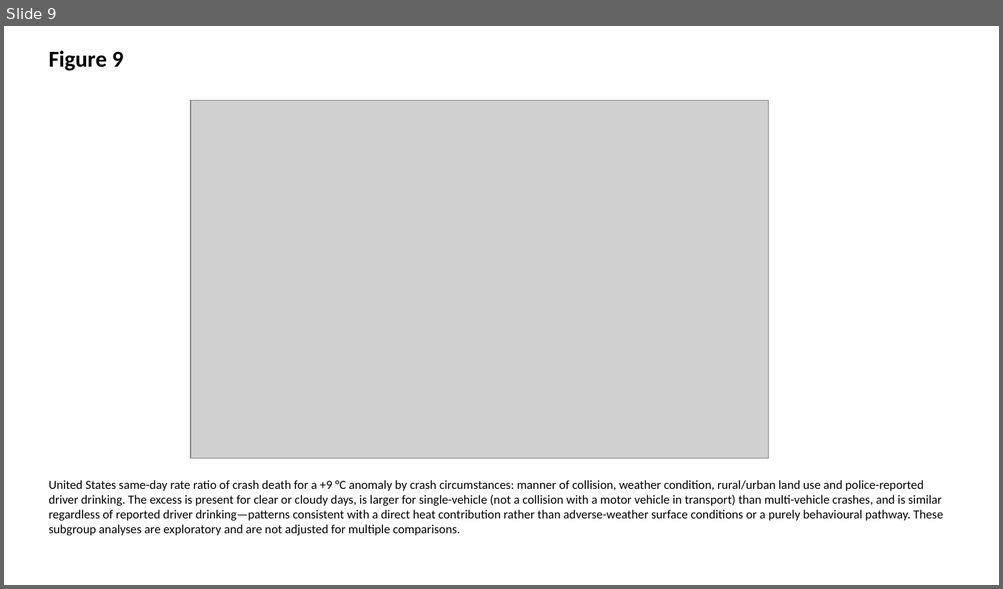
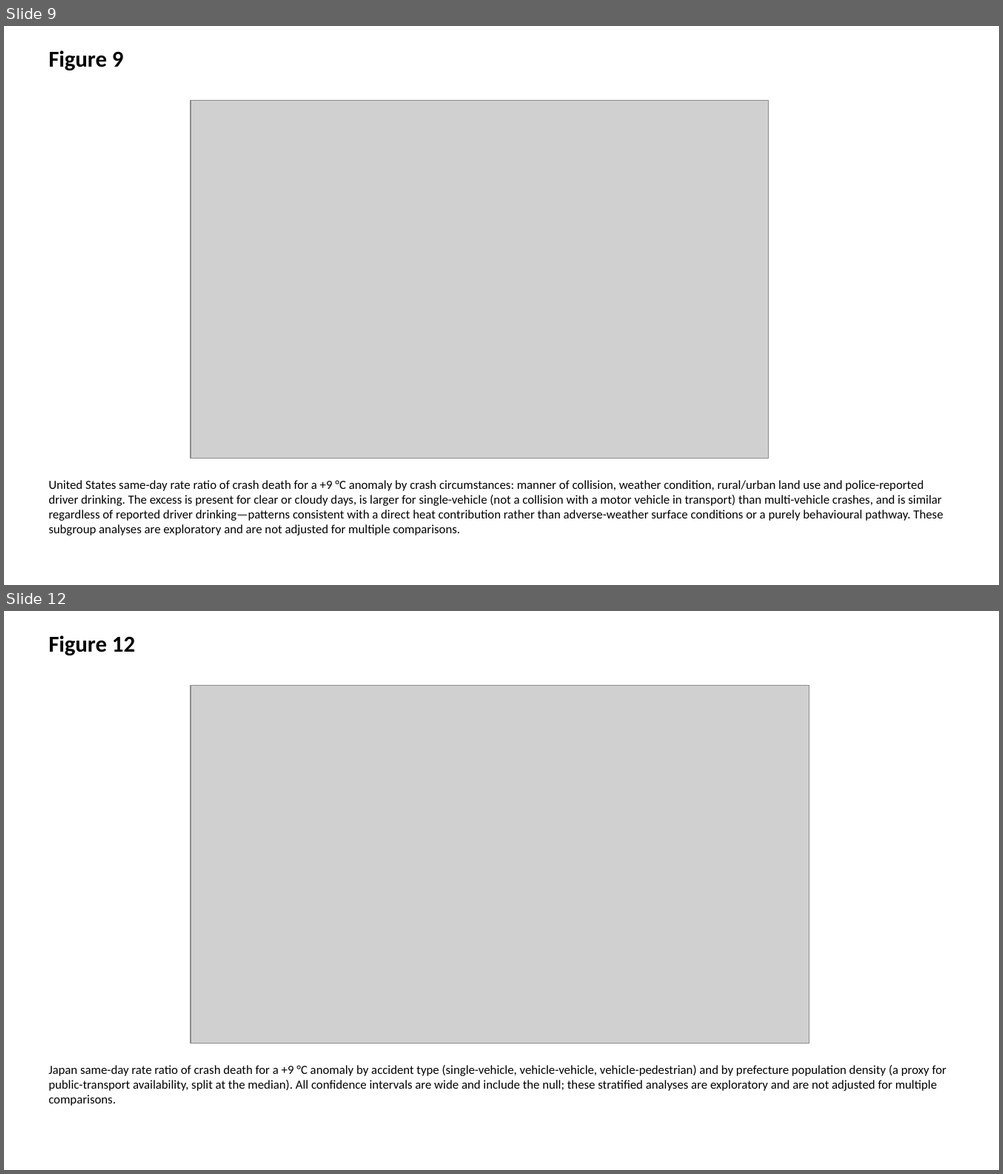
Before and after one commit to bougtoir/heat-accidents-mortality, a slide deck: output/manuscript/figures.pptx. Shown one above the other, each under a label of ours: slide 9 before the commit, slides 9 and 12 after it; the slides between them are not shown. The pictures are 1003x589 and 1003x1174 pixels, drawn with LibreOffice and Linux fonts; fonts in the diff are those of the drawing; grey boxes stand for pictures. Boxes give left, top, right and bottom in pixels: in the first picture for what was removed or moved away, otherwise in the second. Text is boxed around its words. In the diff, an @@ line names an element or a change of style, - is before the commit and + after.

```diff
--- a/output/manuscript/figures.pptx
+++ b/output/manuscript/figures.pptx
@@ slide 12 added at [4, 611, 999, 1170], background #FFFFFF @@
@@ text added at [48, 635, 135, 656], 22 pt, text #000000, bold @@
+Figure 12
@@ picture added at [190, 686, 809, 1044] @@
@@ text added at [48, 1065, 946, 1106], 12 pt, text #000000 @@
+Japan same-day rate ratio of crash death for a +9 °C anomaly by accident type (single-vehicle, vehicle-vehicle, vehicle-pedestrian) and by prefecture population density (a proxy for public-transport availability, split at the median). All confidence intervals are wide and include the null; these stratified analyses are exploratory and are not adjusted for multiple comparisons.
```
Also in this commit, not shown: 36 other files.
